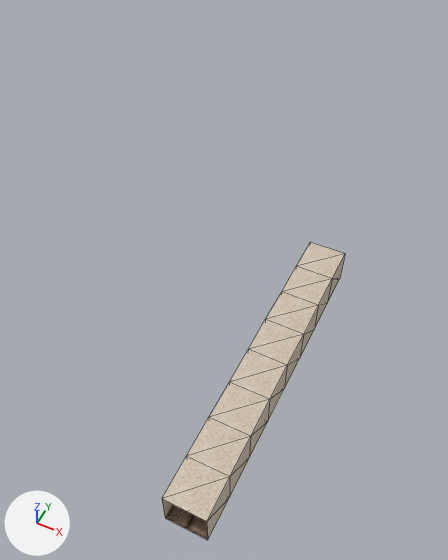
An edit to the glTF model assets/3dgltfs/aaad.glb, drawn before and after from the same camera.
The view is the same before and after, from a 50 mm lens placed at (5.6, -15.8, 26.0), pointed at (-5.7, 6.8, -2.3). The axes (+X, +Y, +Z) are drawn at lower left. The lights are the same throughout. The older version comes first. Mesh edges are drawn as thin lines. Where no turn or scale is listed for an object, it has been applied to the vertices. Vertices at exactly the same position are counted once.
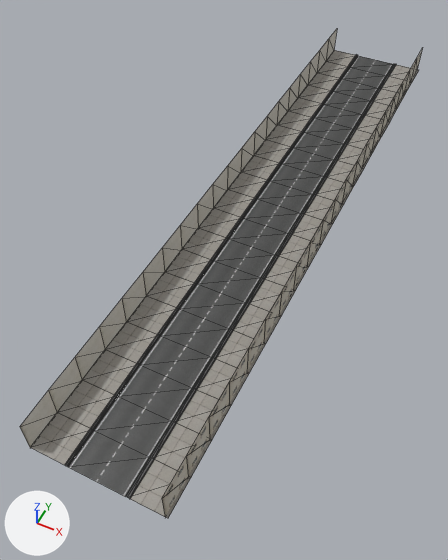
The newer file is also rescaled (x4.0), turned or shifted as a whole; pictures and numbers use the older file's frame.

Boxes (x1, y1, x2, y2) around the edits, measured in the pictures (448 x 560 px):
'Plane', added: after (65, 54, 396, 498)
'Plane.001', reshaped (42% wider, 58% taller): before (162, 242, 345, 540); after (162, 48, 423, 518)
'Plane.003', added: after (31, 50, 356, 466)
'Plane.004', added: after (127, 65, 419, 518)
'Plane.002', added: after (20, 29, 337, 448)
part 1 of me_plane_004, cut back: before (162, 242, 345, 540); after (186, 48, 423, 476)
part 2 of me_plane_004, recoloured: before (162, 499, 173, 518); after (162, 457, 188, 518)

What changed in the scene script:
```text
Add img_housewall:
    img_housewall = load_image('housewall', '_unpacked/housewall', 256, 256, 'sRGB')
Add img_sidewalk:
    img_sidewalk = load_image('sidewalk', '_unpacked/sidewalk', 256, 256, 'sRGB')
Add img_wall1:
    img_wall1 = load_image('wall1', '_unpacked/wall1', 256, 256, 'sRGB')
Add img_road:
    img_road = load_image('road', '_unpacked/road', 256, 256, 'sRGB')
Add mat_material_002:
    mat_material_002 = principled_material('Material.002')
    mat_material_002.texture = img_housewall
    mat_material_002.roughness = 1.0
Add mat_material_005:
    mat_material_005 = principled_material('Material.005')
    mat_material_005.texture = img_sidewalk
Add mat_material_004:
    mat_material_004 = principled_material('Material.004')
    mat_material_004.texture = img_sidewalk
Add mat_material_003:
    mat_material_003 = principled_material('Material.003')
    mat_material_003.texture = img_wall1
    mat_material_003.roughness = 1.0
Add mat_material_001:
    mat_material_001 = principled_material('Material.001')
    mat_material_001.texture = img_road
Change me_plane_004:
    used by ob_plane_001; location = (0.0, 0.0, 1.0)
    remove me_plane_004.from_pydata(...)  # 76 vertices, 64 faces; spans x -1.0..1.0, y -8.0..8.0, z -1.0..1.0
    remove me_plane_004.materials.append(mat_plane_002)
    add me_plane_004.from_pydata(...)  # 42 vertices, 40 faces; spans x -1.0, y -8.0..32.0, z -1.0..1.0
    me_plane_004 part 1
    57 vertices are removed from x -1.0..1.0, y -8.0..8.0, z -1.0..1.0
    62 faces are deleted
    1 vertex moves from x 1.0, y 8.0, z 1.0 to x -1.0, y 10.0, z 1.0
    12 vertices are added at x -1.0, y 10.0..32.0, z -1.0
    11 new vertices lie (0.0, 0.0, 2.0) away from vertices in x -1.0, y 12.0..32.0, z -1.0
    38 new faces join them
    me_plane_004 part 2: 2 faces spanning x -1.0, y -8.0..-6.0, z -1.0..1.0 switch from mat_walls_001 to mat_material_002 (picture img_housewall)
Add me_plane_004_1:
    me_plane_004_1.from_pydata(...)  # 42 vertices, 40 faces; spans x -1.0..1.0, y -1.0..39.0, z 0.0
    me_plane_004_1.materials.append(mat_material_005)  # picture img_sidewalk
Add me_plane_003:
    me_plane_003.from_pydata(...)  # 42 vertices, 40 faces; spans x -1.0..1.0, y -1.0..39.0, z 0.0
    me_plane_003.materials.append(mat_material_004)  # picture img_sidewalk
Add me_plane_002:
    me_plane_002.from_pydata(...)  # 42 vertices, 40 faces; spans x 0.0, y -1.0..39.0, z -1.0..1.0
    me_plane_002.materials.append(mat_material_003)  # picture img_wall1
Add me_plane:
    me_plane.from_pydata(...)  # 168 vertices, 280 faces; spans x -1.7..1.7, y -1.0..39.0, z 0.0
    me_plane.materials.append(mat_material_001)  # picture img_road
Add ob_plane_004:
    ob_plane_004 = bpy.data.objects.new('Plane.004', me_plane_004_1)
    ob_plane_004.location = (-1.86, -6.99, 0.11)
Add ob_plane_003:
    ob_plane_003 = bpy.data.objects.new('Plane.003', me_plane_003)
    ob_plane_003.location = (-6.99, -6.99, 0.11)
Add ob_plane_002:
    ob_plane_002 = bpy.data.objects.new('Plane.002', me_plane_002)
    ob_plane_002.location = (-8.02, -7.0, 1.0)
Add ob_plane:
    ob_plane = bpy.data.objects.new('Plane', me_plane)
    ob_plane.location = (-4.42, -7.0, 0.13)
```
